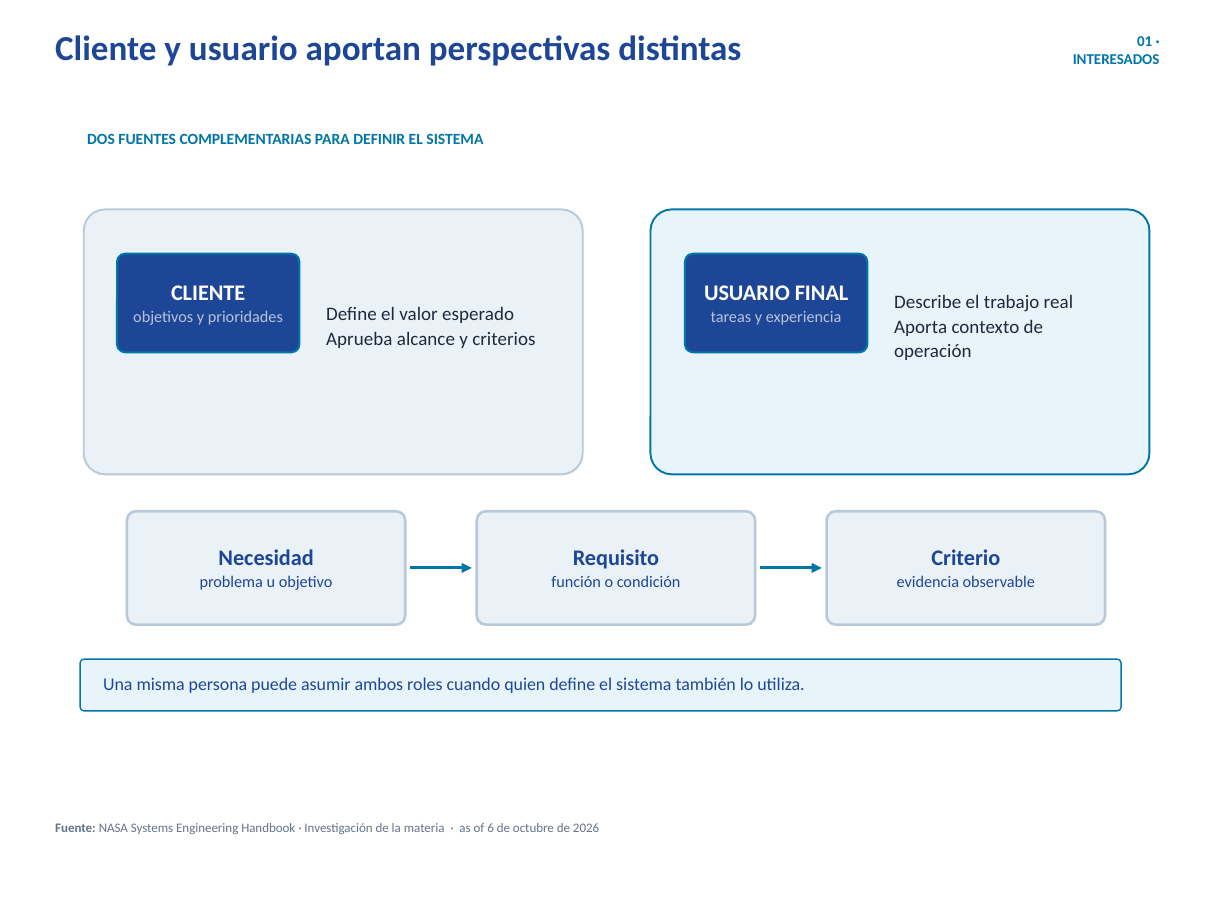
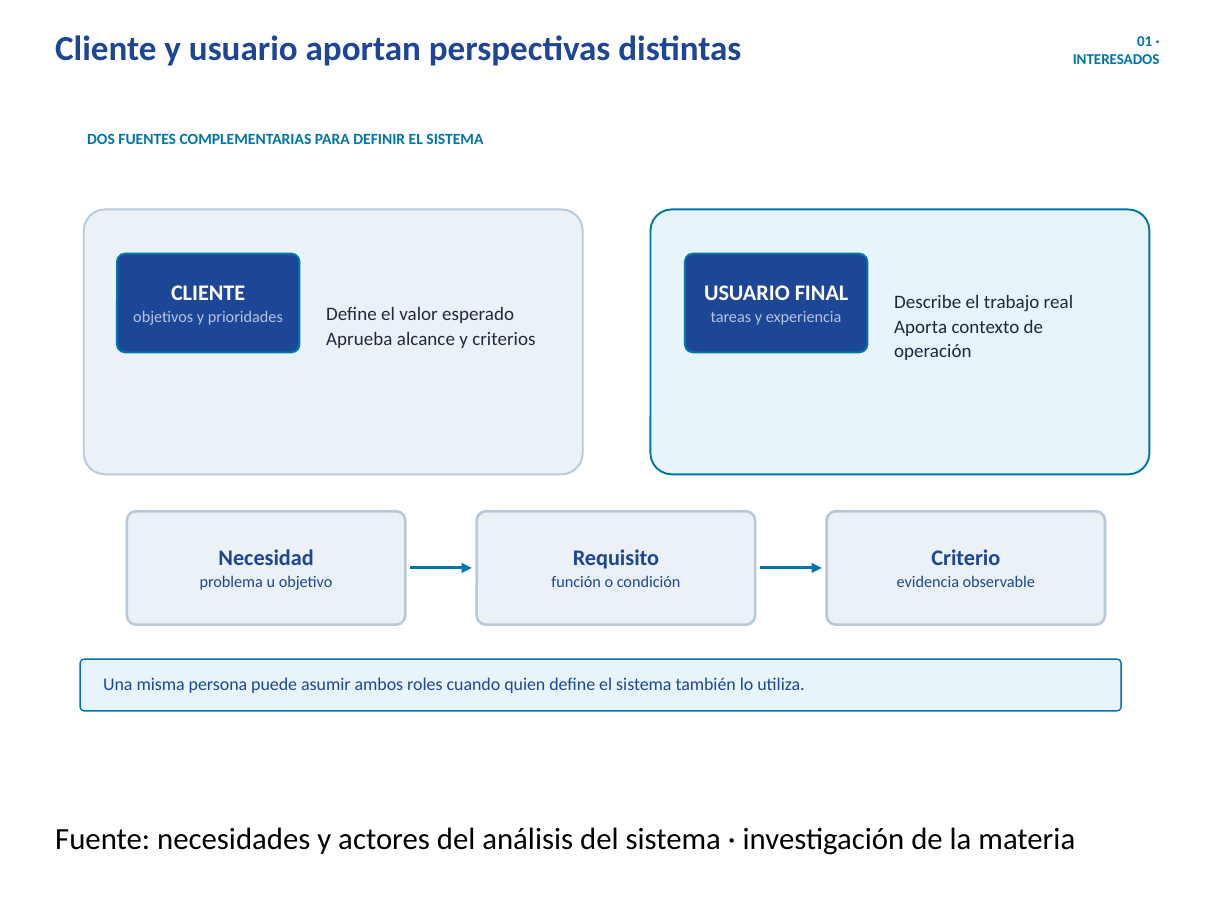
Before and after one commit to erickbravob/sistemas-informacion-i, a slide deck: slide 2 of materiales/actividad-1/tema-01-uml-requisitos-v23.pptx. Drawn at 1232x924 pixels with LibreOffice and Linux fonts; fonts in the diff are those of the drawing; background and template pictures are left out. Boxes give left, top, right and bottom in pixels: in the first picture for what was removed or moved away, otherwise in the second. Text is boxed around its words. In the diff, an @@ line names an element or a change of style, - is before the commit and + after.

```diff
--- a/materiales/actividad-1/tema-01-uml-requisitos-v23.pptx
+++ b/materiales/actividad-1/tema-01-uml-requisitos-v23.pptx
@@ text at bbox=[55, 827, 1075, 855]: text changed; size 7.6 to 18 pt; text colour #64748B to #000000 @@
-Fuente: NASA Systems Engineering Handbook · Investigación de la materia · as of 6 de octubre de 2026
+Fuente: necesidades y actores del análisis del sistema · investigación de la materia
```
Also in this commit, not shown: 4 other slides changed, 1 slide added, 7 other files.
